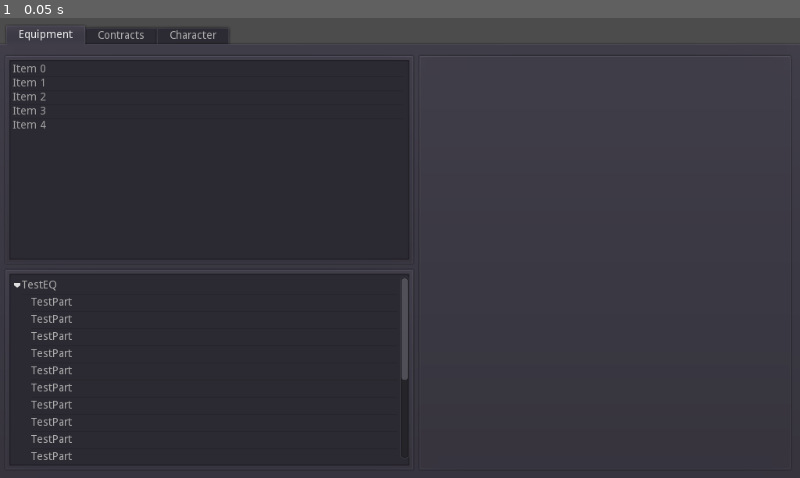
Above: before the commit, frame 1.
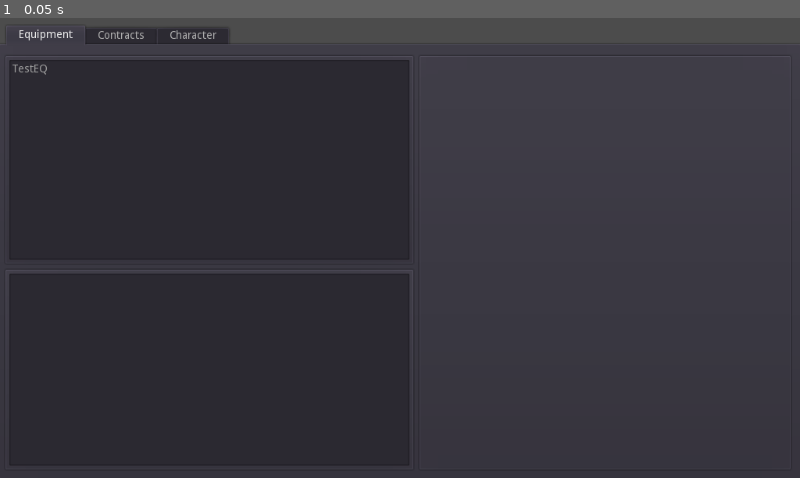
Above: after the commit, the same moment.

Repository: maxmurder/OpenEVA
Game: Godot game, scene res://scenes/UI/GUI.tscn
The game is run twice, just before and just after one commit, with the same random seed, the same clock (stepped at 60 frames per second) and the same inputs.
Inputs:
- Up to frame 1 (0.05 s): no input

The runs differ from the first frame. In frame 1, 0.8% of the frame differs, in the area x 1-51%, y 10-97%.

Commit message:
begin work on equipment inventory

Diff:
--- a/scenes/UI/GUI.tscn
+++ b/scenes/UI/GUI.tscn
@@ -1,6 +1,7 @@
-[gd_scene load_steps=2 format=2]
-
-[ext_resource path="res://src/test/test_contianer.gd" type="Script" id=1]
+[gd_scene load_steps=3 format=2]
+
+[ext_resource path="res://src/ui/inventory_list.gd" type="Script" id=1]
+[ext_resource path="res://src/ui/part_panel.gd" type="Script" id=2]
 
 [node name="GUI" type="MarginContainer" index="0"]
 
@@ -48,6 +49,8 @@
 anchor_bottom = 1.0
 margin_left = 4.0
 margin_top = 32.0
+margin_right = -4.0
+margin_bottom = -4.0
 rect_pivot_offset = Vector2( 0, 0 )
 rect_clip_content = false
 mouse_filter = 0
@@ -74,7 +77,6 @@
 custom_constants/margin_top = 5
 custom_constants/margin_left = 5
 custom_constants/margin_bottom = 5
-_sections_unfolded = [ "custom_constants" ]
 
 [node name="HBoxContainer" type="HBoxContainer" parent="TabContainer/Equipment/MarginContainer" index="0"]
 
@@ -84,8 +86,8 @@
 anchor_bottom = 0.0
 margin_left = 5.0
 margin_top = 5.0
-margin_right = 1019.0
-margin_bottom = 543.0
+margin_right = 1015.0
+margin_bottom = 539.0
 rect_pivot_offset = Vector2( 0, 0 )
 rect_clip_content = false
 mouse_filter = 1
@@ -102,7 +104,7 @@
 anchor_right = 0.0
 anchor_bottom = 0.0
 margin_right = 526.0
-margin_bottom = 538.0
+margin_bottom = 534.0
 rect_pivot_offset = Vector2( 0, 0 )
 rect_clip_content = false
 mouse_filter = 1
@@ -151,7 +153,7 @@
 allow_reselect = false
 icon_mode = 1
 fixed_icon_size = Vector2( 0, 0 )
-_sections_unfolded = [ "Rect" ]
+script = ExtResource( 1 )
 
 [node name="PartPanel" type="PanelContainer" parent="TabContainer/Equipment/MarginContainer/HBoxContainer/VBox_Selection" index="1"]
 
@@ -169,7 +171,7 @@
 mouse_default_cursor_shape = 0
 size_flags_horizontal = 1
 size_flags_vertical = 1
-script = ExtResource( 1 )
+script = ExtResource( 2 )
 _sections_unfolded = [ "Rect", "custom_styles" ]
 
 [node name="VBoxContainer" type="VBoxContainer" parent="TabContainer/Equipment/MarginContainer/HBoxContainer" index="1"]
@@ -180,7 +182,7 @@
 anchor_bottom = 0.0
 margin_left = 530.0
 margin_right = 1009.0
-margin_bottom = 538.0
+margin_bottom = 534.0
 rect_pivot_offset = Vector2( 0, 0 )
 rect_clip_content = false
 mouse_filter = 1
@@ -208,26 +210,6 @@
 _sections_unfolded = [ "Rect", "custom_styles" ]
 
 [node name="Contracts" type="Tabs" parent="TabContainer" index="1"]
-
-visible = false
-anchor_left = 0.0
-anchor_top = 0.0
-anchor_right = 1.0
-anchor_bottom = 1.0
-margin_left = 4.0
-margin_top = 32.0
-margin_right = -980.0
-margin_bottom = -527.0
-rect_pivot_offset = Vector2( 0, 0 )
-rect_clip_content = false
-mouse_filter = 0
-mouse_default_cursor_shape = 0
-size_flags_horizontal = 1
-size_flags_vertical = 1
-tab_align = 1
-scrolling_enabled = true
-
-[node name="Character" type="Tabs" parent="TabContainer" index="2"]
 
 visible = false
 anchor_left = 0.0
@@ -246,3 +228,23 @@
 size_flags_vertical = 1
 tab_align = 1
 scrolling_enabled = true
+
+[node name="Character" type="Tabs" parent="TabContainer" index="2"]
+
+visible = false
+anchor_left = 0.0
+anchor_top = 0.0
+anchor_right = 1.0
+anchor_bottom = 1.0
+margin_left = 4.0
+margin_top = 32.0
+margin_right = -4.0
+margin_bottom = -4.0
+rect_pivot_offset = Vector2( 0, 0 )
+rect_clip_content = false
+mouse_filter = 0
+mouse_default_cursor_shape = 0
+size_flags_horizontal = 1
+size_flags_vertical = 1
+tab_align = 1
+scrolling_enabled = true
--- a/src/game_manager.gd
+++ b/src/game_manager.gd
@@ -1,10 +1,12 @@
 extends Node
 const json = preload('res://src/utils/json.gd')
 const Paths = preload('res://src/utils/paths.gd')
+const Inventory = preload('res://src/inventory.gd')
 
 # game manager class set to autoload sigleton
 
 var partdefs = [] # global part definitions
+var inventory = Inventory.new()
 
 static func LoadDefs(path):
 	var defs = []
@@ -16,3 +18,5 @@
 
 func _ready():
 	self.partdefs = LoadDefs(Paths.raw_part_path)
+	## test
+	self.inventory.AddItem(json.Load('res://raw/equipment/testeq.json'))
--- /dev/null
+++ b/src/inventory.gd
@@ -0,0 +1,10 @@
+extends Node
+
+const Equipment = preload('res://src/equipment.gd')
+var equipmentInventory = []
+
+func AddItem(Blueprint):
+	var eq = Equipment.new()
+	eq.LoadBlueprint(Blueprint)
+	equipmentInventory.append(eq)
+	return eq
--- /dev/null
+++ b/src/ui/inventory_list.gd
@@ -0,0 +1,15 @@
+extends ItemList
+
+onready var PartPanel = get_node("../../PartPanel")
+
+func _ready():
+	self.connect("item_selected", self, "on_select_item")
+	self.Load()
+
+func Load():
+	self.clear()
+	for item in game_manager.inventory.equipmentInventory:
+		self.add_item(item.name)
+
+func on_select_item(index):
+	PartPanel.Load(game_manager.inventory.equipmentInventory[index])
--- /dev/null
+++ b/src/ui/part_panel.gd
@@ -0,0 +1,11 @@
+extends PanelContainer
+
+const json = preload('res://src/utils/json.gd')
+onready var equipTree = preload('res://src/ui/tree_equipment_element.gd').new()
+
+func _ready():
+	self.add_child(equipTree)
+
+func Load(Equipment):
+	equipTree.clear()
+	equipTree.init(Equipment)
--- a/src/ui/tree_equipment_element.gd
+++ b/src/ui/tree_equipment_element.gd
@@ -31,6 +31,14 @@
 func init(Equipment):
 	# create root node
 	self.create_item()
-	self.set_hide_root(false)
+	self.set_hide_root(true)
 	self.Equipment = Equipment
 	GenerateTree()
+
+func on_popup(arrow_clicked):
+	print('ding')
+	print(self.get_edited())
+	print(get_custom_popup_rect())
+
+func _ready():
+	self.connect("custom_popup_edited", self, "on_popup")
